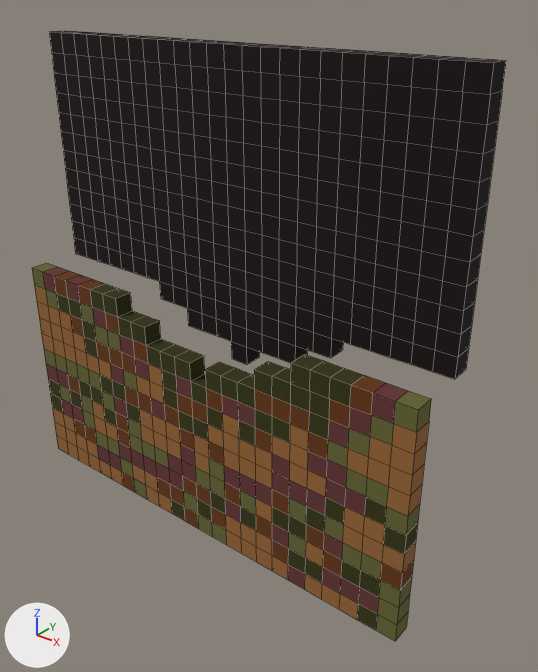
Before and after pictures for a commit that changed the OBJ model WindingTale2/Assets/Resources/Shapes/Shapes_28/Shape_28_109.obj.
Before and after are seen from a 50 mm lens placed at (2.26, -2.62, 1.46), pointed at (0.23, -0.08, -0.11). Arrows for +X, +Y and +Z are at lower left; the lights stay in place. The first picture is the older version. Mesh edges are drawn as thin lines. Where no turn or scale is listed for an object, it has been applied to the vertices. Vertices at exactly the same position are counted once.

The older version as bpy lines, for what is in view:
```python
me_shape_28_109 = bpy.data.meshes.new('Shape_28_109')
me_shape_28_109.from_pydata(...)  # 1312 vertices, 1308 faces; spans x -1.2..1.2, y -0.4..0.0, z -1.2..1.2
me_shape_28_109.materials.append(mat_palette)  # picture img_shape_28_109_png
ob_shape_28_109 = bpy.data.objects.new('Shape_28_109', me_shape_28_109)
ob_shape_28_109.location = (0.0, 0.0, 0.0)
```
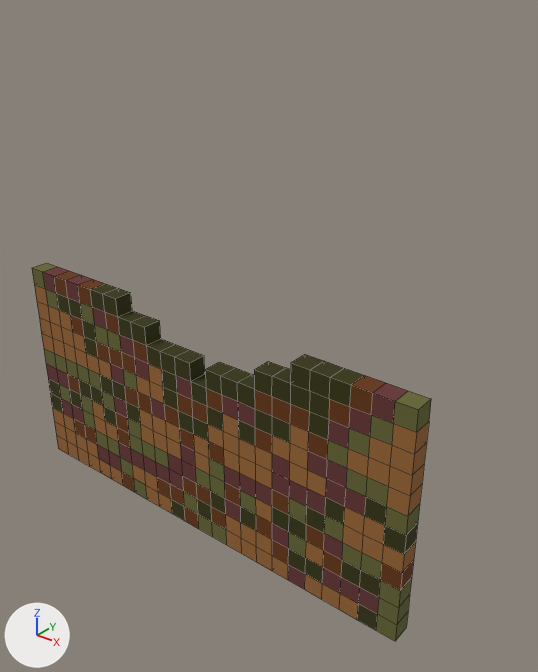
The newer file is also turned or shifted as a whole; pictures and numbers use the older file's frame.

What differs and where, as boxes [x1, y1, x2, y2] in the pictures (538 x 672 px):
'Shape_28_109', reshaped (16% narrower, 38% shorter): before [32, 30, 506, 641]; after [32, 263, 431, 641]
part 1 of me_shape_28_109, deleted: before [49, 30, 506, 379]

Patch to the scene script:
```diff
--- a/WindingTale2/Assets/Resources/Shapes/Shapes_28/Shape_28_109.obj.py
+++ b/WindingTale2/Assets/Resources/Shapes/Shapes_28/Shape_28_109.obj.py
@@ me_shape_28_109 @@
 # used by ob_shape_28_109; location = (0.0, 0.0, 0.0)
-me_shape_28_109.from_pydata(...)  # 1312 vertices, 1308 faces; spans x -1.2..1.2, y -0.4..0.0, z -1.2..1.2
+me_shape_28_109.from_pydata(...)  # 618 vertices, 616 faces; spans x -1.2..1.2, y -0.4..-0.3, z -1.2..0.0
+# me_shape_28_109 part 1: the loose piece of 694 vertices spanning x -1.2..1.2, y -0.1..0.0, z -0.3..1.2 is deleted
 me_shape_28_109.materials.append(mat_palette)
```
